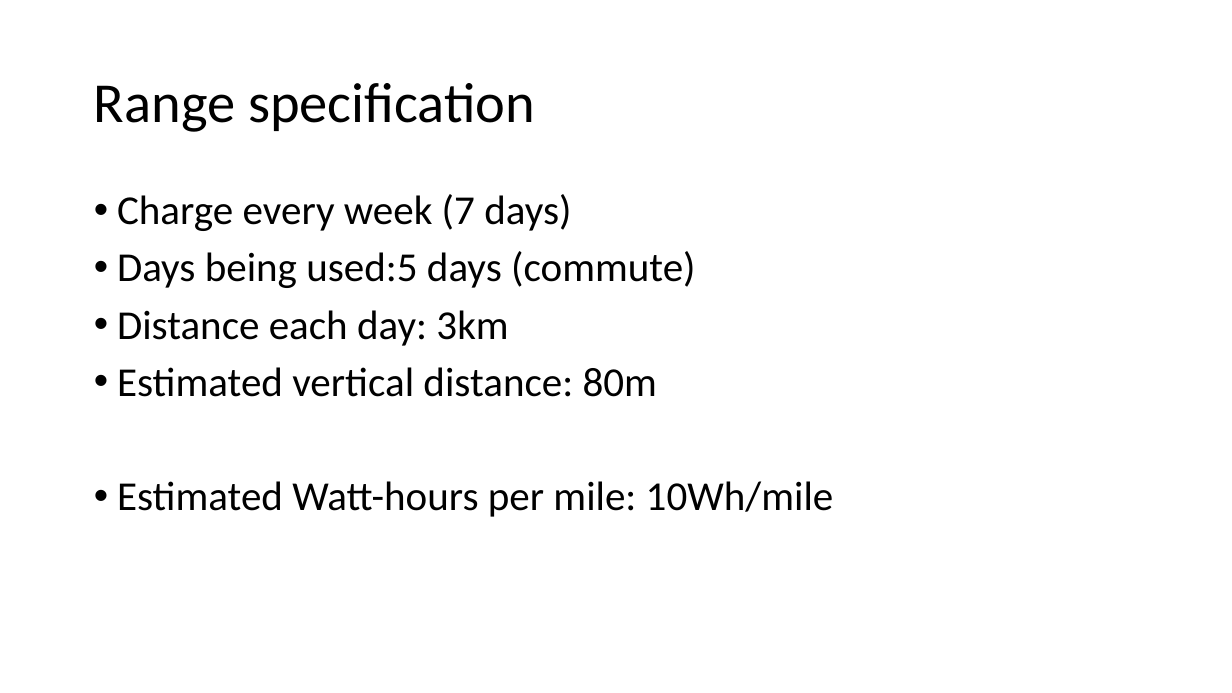
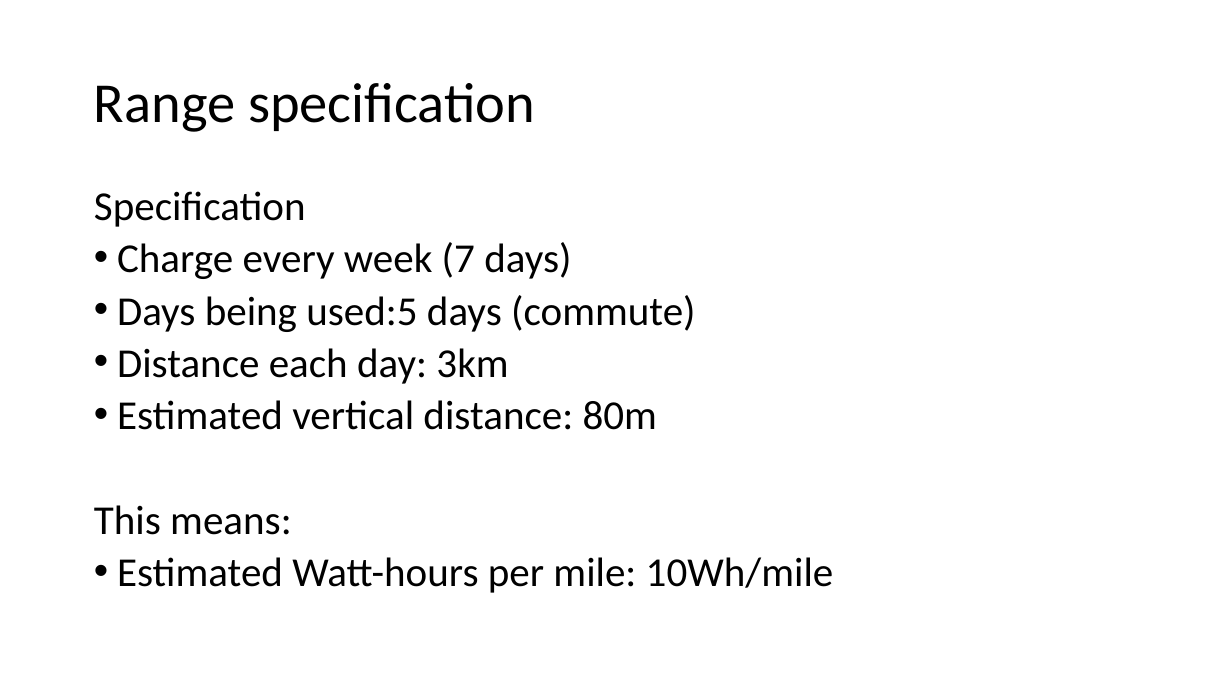
Before and after one commit to Ionsto/L2-DESIGN, a slide deck: slide 2 of PRESENTATION/Battery.pptx. Drawn at 1232x693 pixels with LibreOffice and Linux fonts; fonts in the diff are those of the drawing. Boxes give left, top, right and bottom in pixels: in the first picture for what was removed or moved away, otherwise in the second. Text is boxed around its words. In the diff, an @@ line names an element or a change of style, - is before the commit and + after.

```diff
--- a/PRESENTATION/Battery.pptx
+++ b/PRESENTATION/Battery.pptx
@@ text at (94,191,306,227): paragraph added @@
+Specification
@@ text at (117,242,834,593): line spacing 0.9 to 0.8 @@
@@ text at (94,505,291,535): paragraph added @@
+This means:
```
Also in this commit, not shown: 1 other slide changed, 4 slides added.
